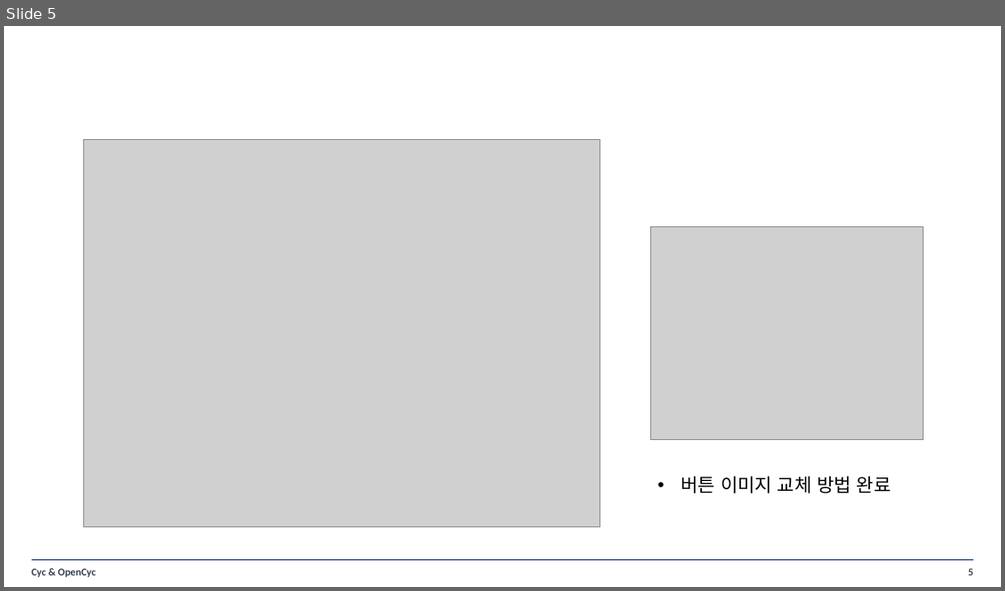
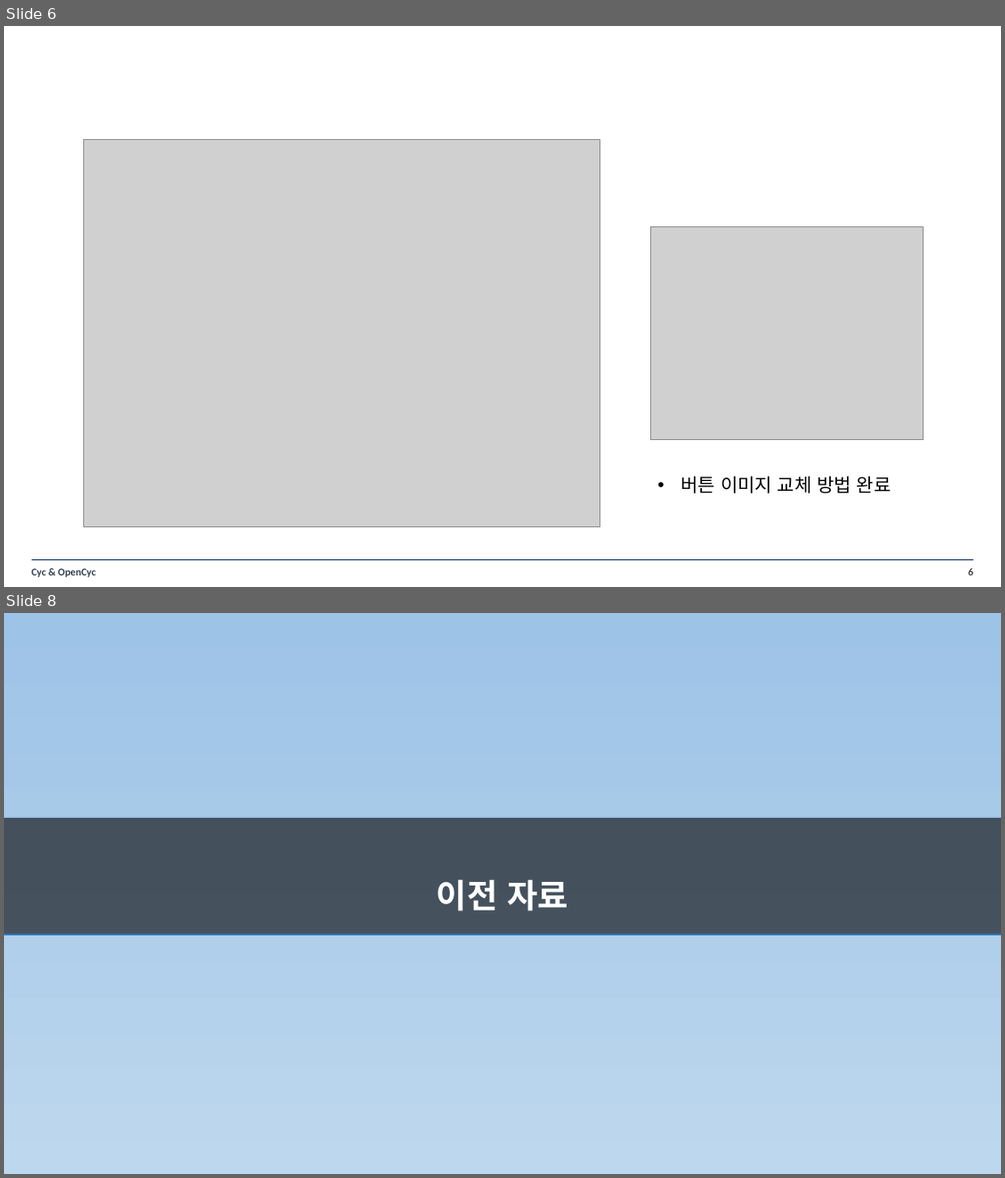
Before and after one commit to skarl86/SSUIKATool, a slide deck: etc/pt/IKATool_151111_01.pptx. Shown one above the other, each under a label of ours: slide 5 before the commit, slides 6 and 8 after it; the slides between them are not shown. The pictures are 1005x591 and 1005x1178 pixels, drawn with LibreOffice and Linux fonts; fonts in the diff are those of the drawing; grey boxes stand for pictures; background and template pictures are left out. Boxes give left, top, right and bottom in pixels: in the first picture for what was removed or moved away, otherwise in the second. Text is boxed around its words. In the diff, an @@ line names an element or a change of style, - is before the commit and + after.

```diff
--- a/etc/pt/IKATool_151111_01.pptx
+++ b/etc/pt/IKATool_151111_01.pptx
@@ slide 8 added at (4,613,1001,1174), background gradient #9DC3E6 to #BDD7EE @@
@@ rounded rectangle added at (4,817,1001,934), fill #000000 at 60% opacity @@
@@ line added from (4, 817) to (1001, 817), #2E75B6 2 pt @@
@@ text added at (437,879,568,911), 32 pt, text #FFFFFF, bold @@
+이전 자료
@@ line added from (4, 934) to (1001, 934), #9DC3E6 2 pt @@
@@ what was slide 5 is now slide 6 @@
@@ page number at (968,568,973,575): text changed @@
-5
+6
```
Also in this commit, not shown: 1 slide changed.
